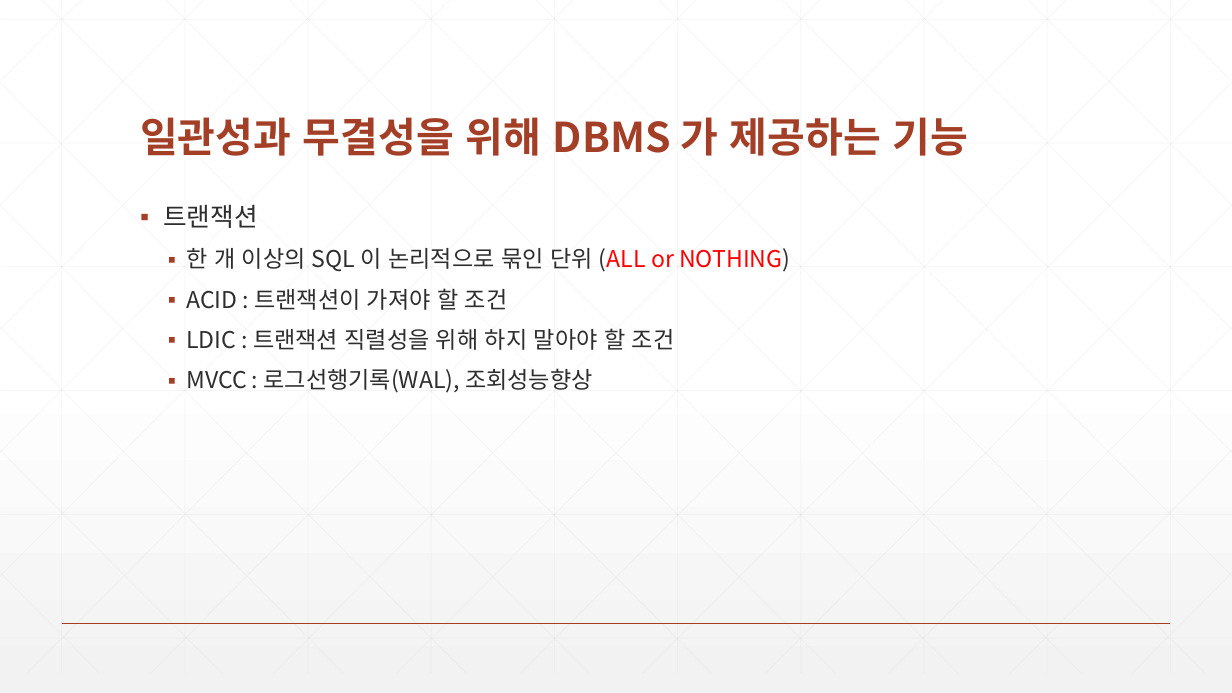
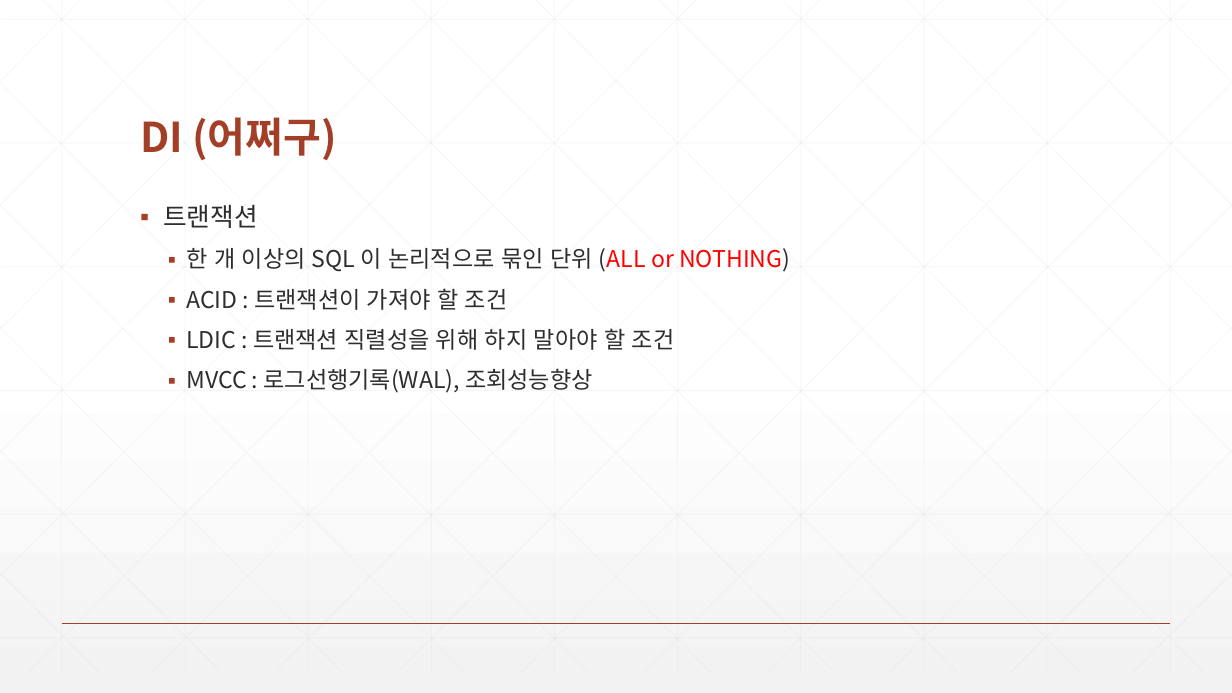
Before and after one commit to zeroshift01/code5, a slide deck: slide 7 of inflearn04/doc/교재.pptx (slide 3 before the commit). Drawn at 1232x693 pixels with LibreOffice and Linux fonts; fonts in the diff are those of the drawing. Boxes give left, top, right and bottom in pixels: in the first picture for what was removed or moved away, otherwise in the second. Text is boxed around its words. In the diff, an @@ line names an element or a change of style, - is before the commit and + after.

```diff
--- a/inflearn04/doc/교재.pptx
+++ b/inflearn04/doc/교재.pptx
@@ title at [140, 117, 337, 160]: text changed @@
-일관성과 무결성을 위해 DBMS 가 제공하는 기능
+DI (어쩌구)
```
Also in this commit, not shown: 2 other slides changed, 4 slides added.
